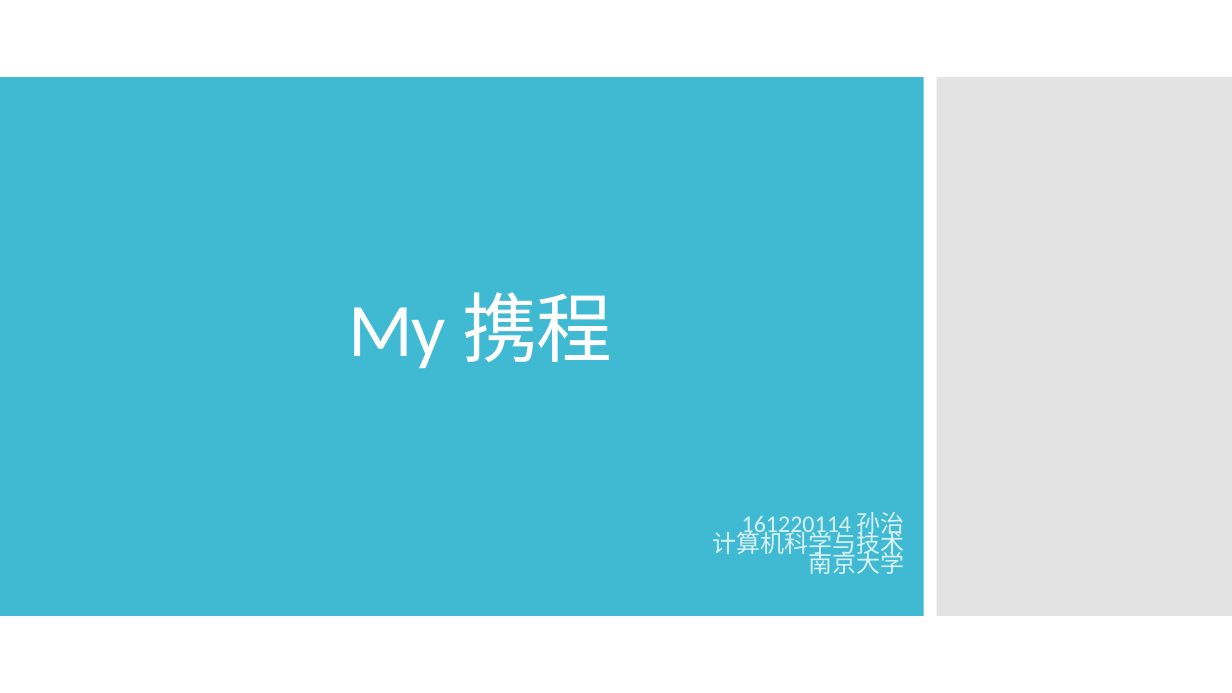
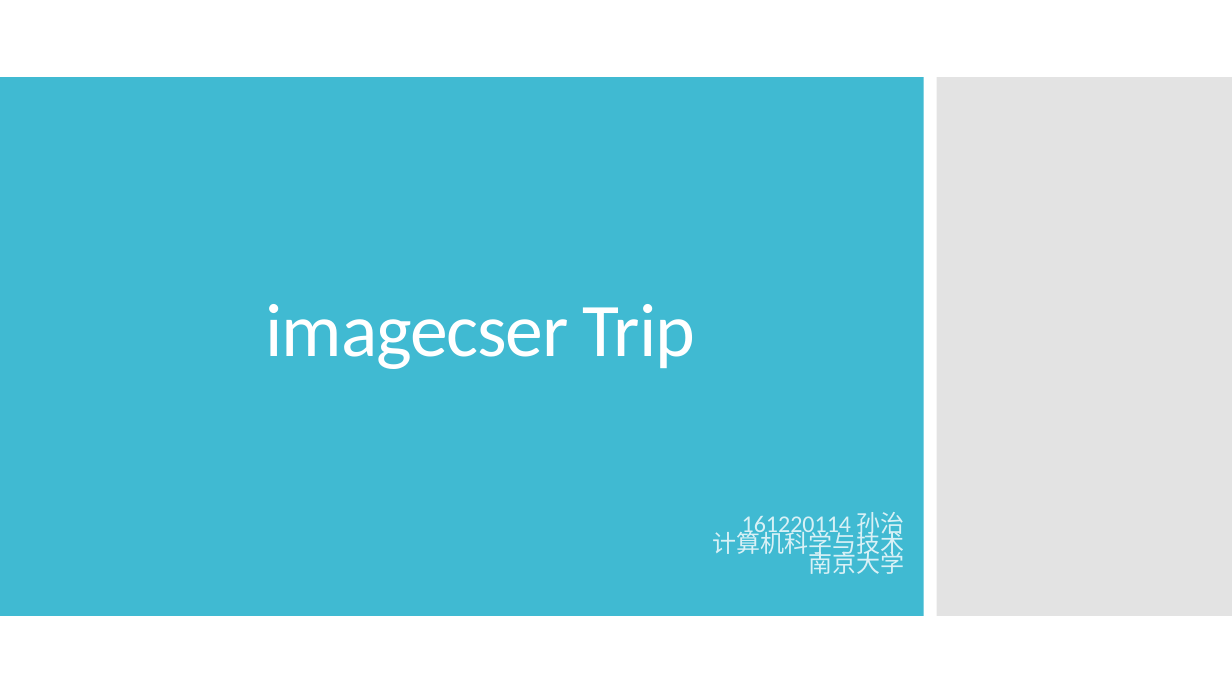
Before and after one commit to imagecser/hotelManage, a slide deck: slide 1 of lab1_initial.pptx. Drawn at 1232x693 pixels with LibreOffice and Linux fonts; fonts in the diff are those of the drawing. Boxes give left, top, right and bottom in pixels: in the first picture for what was removed or moved away, otherwise in the second. Text is boxed around its words. In the diff, an @@ line names an element or a change of style, - is before the commit and + after.

```diff
--- a/lab1_initial.pptx
+++ b/lab1_initial.pptx
@@ title at (x1=266, y1=304, x2=695, y2=369): text changed @@
-My 携程
+imagecser Trip
```
Also in this commit, not shown: 2 other slides changed, 1 slide removed, 9 other files.
